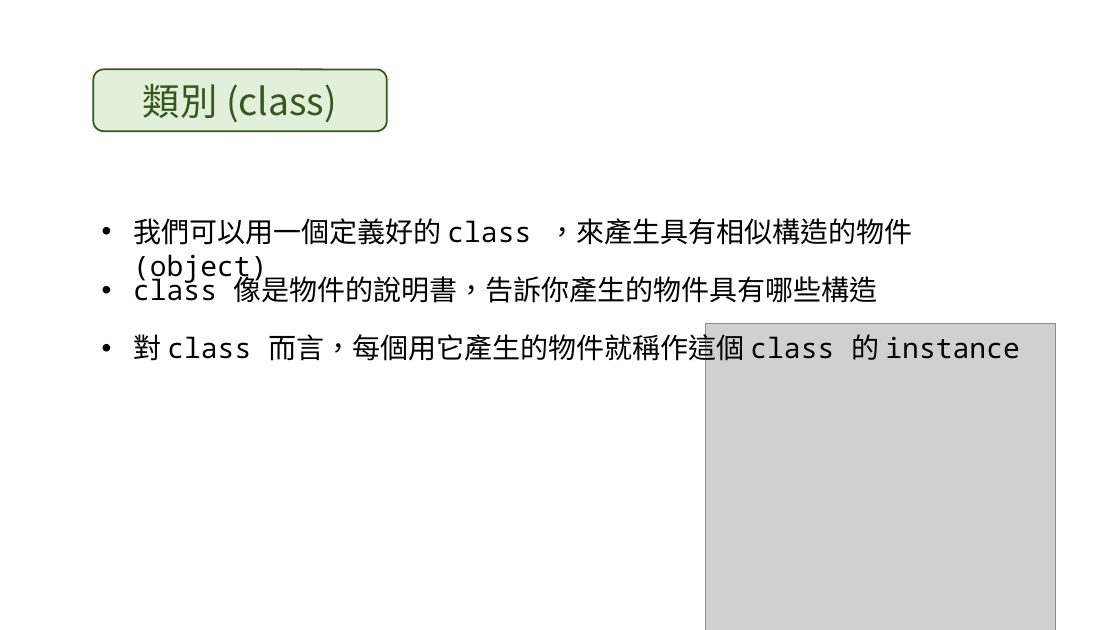
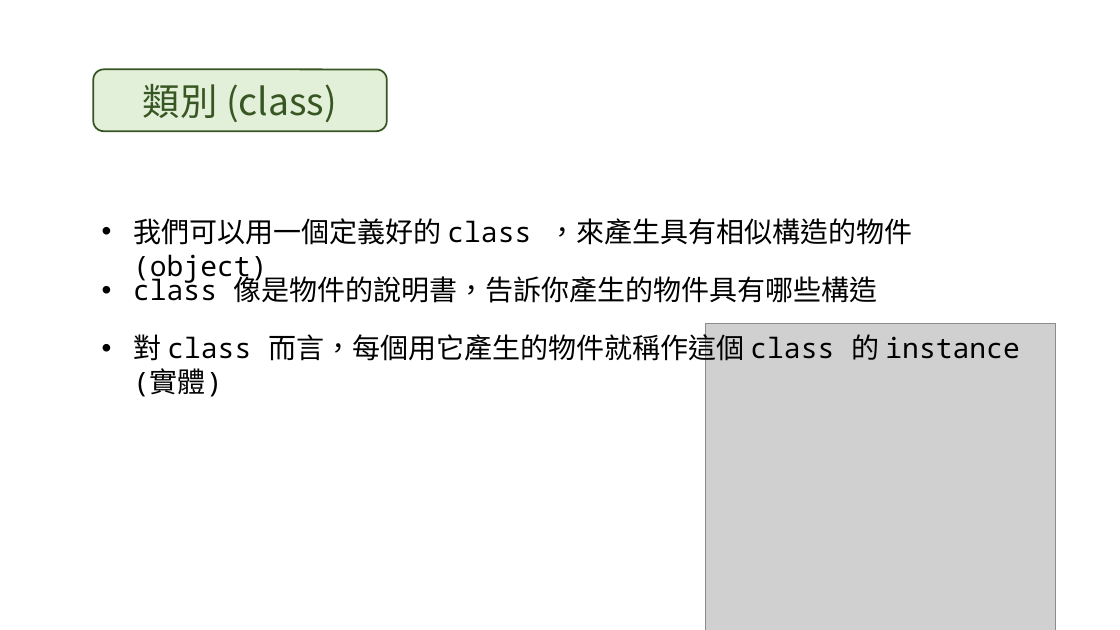
Before and after one commit to EnzoHuang0807/Sprout, a slide deck: slide 4 of slides/class.pptx. Drawn at 1120x630 pixels with LibreOffice and Linux fonts; fonts in the diff are those of the drawing; grey boxes stand for pictures. Boxes give left, top, right and bottom in pixels: in the first picture for what was removed or moved away, otherwise in the second. Text is boxed around its words. In the diff, an @@ line names an element or a change of style, - is before the commit and + after.

Commit message:
class ppt modify

```diff
--- a/slides/class.pptx
+++ b/slides/class.pptx
@@ text at bbox=[133, 330, 1019, 397]: text changed @@
-• 對 class 而言，每個用它產生的物件就稱作這個 class 的 instance
+• 對 class 而言，每個用它產生的物件就稱作這個 class 的 instance (實體)
```
Also in this commit, not shown: 5 other slides changed, 1 other file.
